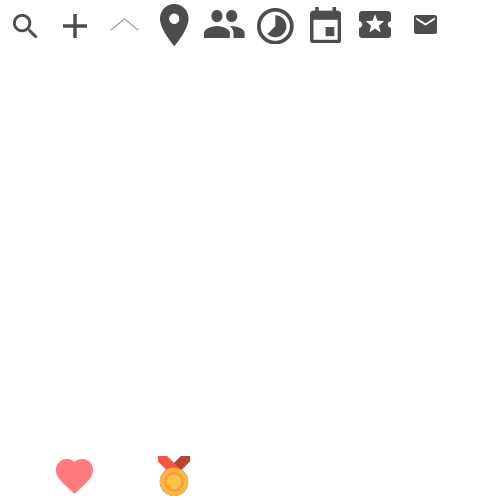
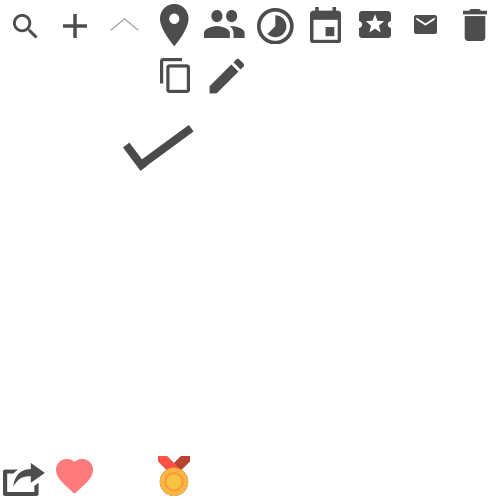
Before/after of a 500px x 500px layered artwork. What changed in the layer stack:
added layer "icon-edit" in group "组 2" over [209,58,245,94]
added layer "icon-copay" in group "组 2" over [160,58,190,93]
added layer "icon-delete" in group "组 2" over [463,9,487,41]
renamed "矢量智能对象" to "icon-share", moved it above "icon-yes", painted on it over [3,463,45,496]
added layer "icon-yes" (1st of 2, in "组 2") in group "组 2" over [123,125,194,171]
